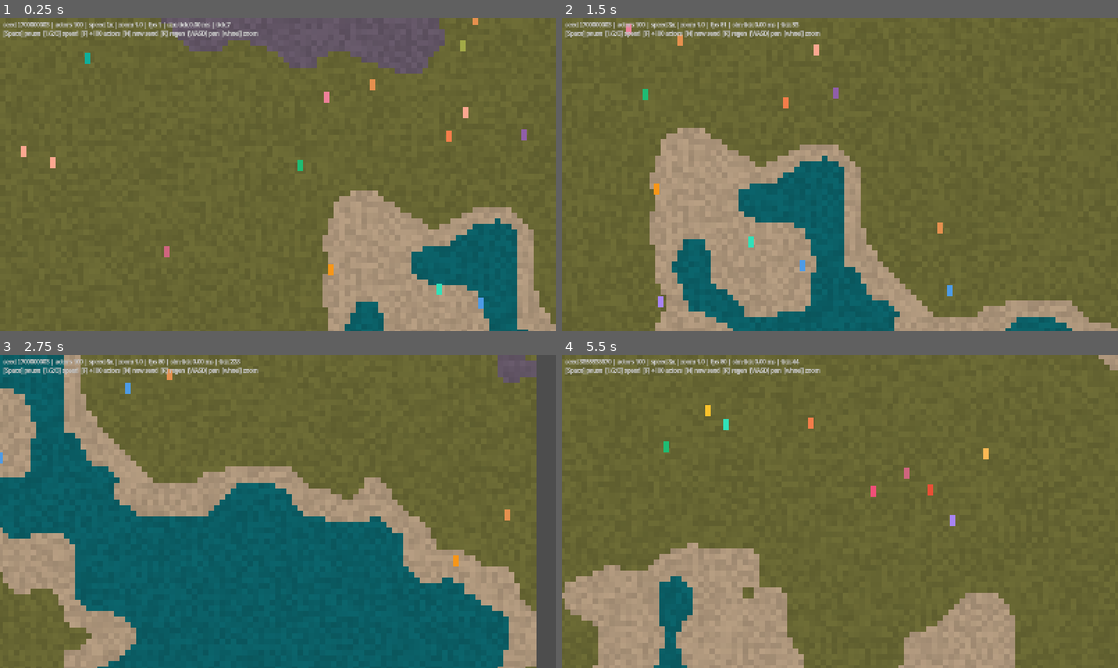
Above: before the commit, frames 1-4 (two rows, left to right).
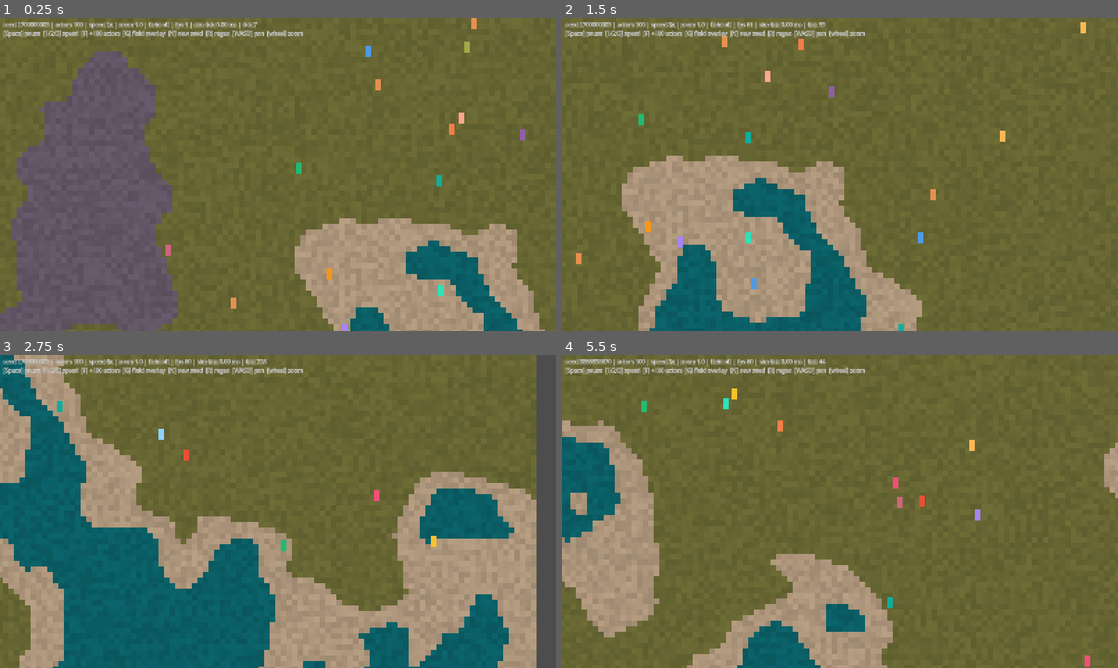
Above: after the commit, the same moments.

Repository: young-steveo/colony-sim
Game: Godot game, scene res://game/main.tscn
Same seed, same stepped clock (60 frames per second), same inputs: the game is played once before the commit and once after it.
Inputs (mouse positions are in pixels of both pictures, inside the frame that each line leads up to):
- Up to frame 1 (0.25 s): no input
- Up to frame 2 (1.5 s): move the mouse to (962, 158) at 0.52 s; hold D (pan_right) 0.53-1.28 s; hold 1 (sim_speed_1) 0.53-1.28 s; move the mouse to (728, 190) at 1.27 s; hold S (pan_down) from 1.28 s (still down); tap 2 (sim_speed_2) at 1.35 s
- Up to frame 3 (2.75 s): move the mouse to (333, 442) at 2.02 s; release S (pan_down) at 2.03 s; hold D (pan_right) from 2.03 s (still down); hold 3 (sim_speed_3) from 2.03 s (still down)
- Up to frame 4 (5.5 s): move the mouse to (812, 574) at 2.77 s; release D (pan_right) at 2.78 s; release 3 (sim_speed_3) at 2.78 s; hold W (pan_up) 2.78-3.53 s; tap Mouse wheel up (zoom_in) at 2.85 s; move the mouse to (1006, 558) at 3.52 s; hold Mouse wheel down (zoom_out) 3.53-4.28 s; hold A (pan_left) 3.53-5.03 s; tap N (debug_new_seed) at 4.15 s; move the mouse to (673, 464) at 4.27 s; tap 1 (sim_speed_1) at 4.35 s; tap R (debug_regen) at 4.9 s; move the mouse to (867, 511) at 5.02 s; hold S (pan_down) from 5.03 s (still down); hold 2 (sim_speed_2) from 5.03 s (still down)

The runs differ from the first frame. In frame 1, 33% of the frame differs, in the area x 0-100%, y 0-100%; in frame 2, 13%; in frame 3, 38%, in the area x 0-97%, y 0-100%; in frame 4, 27%.

Commit message:
Flow fields: shared Dijkstra maps, site-seeking actors, debug overlay
- FlowField: integer-cost Dijkstra map (10/14, Dial's bucket queue),
  corner-cut-forbidden, precomputed downhill directions. Per-actor
  pathing cost at tick time is one array lookup.
- Simulation places 6 deterministic sites, one shared field each;
  actors stream between reachable sites (per-actor jitter breaks up
  single-file lines), local-wander fallback for stranded actors now
  checks the whole movement segment, not just the endpoint.
- Map edge ring is impassable by world rule, letting field builds use
  border sentinels and skip all bounds checks.
- MapGen rewritten with per-octave lattice caching: 4616 -> 61 ms for
  a 256x256 map (the old cost predated flow fields; never measured).
  Field build: 125 ms each, once per site per world.
- FieldDebugRenderer heatmap on [G]; --warmup=N debug arg.
- Tests: 28 assertions incl. strict-descent, corner-cutting, and
  actors-never-leave-walkable-ground properties.

Tick cost is unchanged-to-better vs wander (5000 actors: 1.30 ms).

Co-Authored-By: Claude Fable 5 <noreply@anthropic.com>

Diff:
--- a/game/main.gd
+++ b/game/main.gd
@@ -25,10 +25,13 @@
 
 var terrain: TerrainRenderer
 var actor_renderer: ActorRenderer
+var field_overlay: FieldDebugRenderer
+var field_idx := -1
 var cam: Camera2D
 var hud: Label
 
 var _screenshot_mode := false
+var _warmup_ticks := 0
 var _frame := 0
 
 
@@ -45,6 +48,10 @@
 				default_zoom_idx = idx
 		elif a.begins_with("--actors="):
 			start_actors = maxi(1, int(a.trim_prefix("--actors=")))
+		elif a.begins_with("--field="):
+			field_idx = int(a.trim_prefix("--field="))
+		elif a.begins_with("--warmup="):
+			_warmup_ticks = maxi(0, int(a.trim_prefix("--warmup=")))
 
 	cam = Camera2D.new()
 	add_child(cam)
@@ -60,6 +67,8 @@
 	ui.add_child(hud)
 
 	_start(start_seed)
+	for t: int in _warmup_ticks:
+		sim.tick()
 
 
 func _start(seed_value: int) -> void:
@@ -73,12 +82,18 @@
 		terrain.queue_free()
 	if actor_renderer:
 		actor_renderer.queue_free()
+	if field_overlay:
+		field_overlay.queue_free()
 	terrain = TerrainRenderer.new()
 	add_child(terrain)
 	terrain.build(sim.world)
+	field_overlay = FieldDebugRenderer.new()
+	add_child(field_overlay)
 	actor_renderer = ActorRenderer.new()
 	add_child(actor_renderer)
 	actor_renderer.setup(world_seed)
+	field_idx = clampi(field_idx, -1, sim.fields.size() - 1)
+	_apply_field_overlay()
 
 	var map_px := Vector2(sim.world.width, sim.world.height) * TerrainRenderer.TILE_PX
 	cam.position = map_px * 0.5
@@ -128,10 +143,21 @@
 		_start(randi())
 	elif event.is_action_pressed("debug_regen"):
 		_start(world_seed)
+	elif event.is_action_pressed("debug_field"):
+		field_idx += 1
+		if field_idx >= sim.fields.size():
+			field_idx = -1
+		_apply_field_overlay()
 	elif event.is_action_pressed("zoom_in"):
 		_zoom(1)
 	elif event.is_action_pressed("zoom_out"):
 		_zoom(-1)
+
+
+func _apply_field_overlay() -> void:
+	field_overlay.visible = field_idx >= 0
+	if field_idx >= 0:
+		field_overlay.build(sim.world, sim.fields[field_idx])
 
 
 func _zoom(direction: int) -> void:
@@ -146,10 +172,11 @@
 
 func _update_hud() -> void:
 	var speed_text := "paused" if sim_paused else "%dx" % int(SPEEDS[speed_idx])
+	var field_text := "off" if field_idx < 0 else "site %d" % field_idx
 	hud.text = (
-		"seed %d | actors %d | speed %s | zoom %s | fps %d | sim tick %.2f ms | tick %d\n" % [
+		"seed %d | actors %d | speed %s | zoom %s | field %s | fps %d | sim tick %.2f ms | tick %d\n" % [
 			world_seed, sim.actors.count, speed_text, str(ZOOM_STEPS[zoom_idx]),
-			Engine.get_frames_per_second(), avg_tick_ms, sim.tick_count,
+			field_text, Engine.get_frames_per_second(), avg_tick_ms, sim.tick_count,
 		]
-		+ "[Space] pause  [1/2/3] speed  [F] +100 actors  [N] new seed  [R] regen  [WASD] pan  [wheel] zoom"
+		+ "[Space] pause  [1/2/3] speed  [F] +100 actors  [G] field overlay  [N] new seed  [R] regen  [WASD] pan  [wheel] zoom"
 	)
--- a/project.godot
+++ b/project.godot
@@ -98,6 +98,11 @@
 , Object(InputEventKey,"resource_local_to_scene":false,"resource_name":"","device":-1,"window_id":0,"alt_pressed":false …(186 unchanged characters)…
 ]
 }
+debug_field={
+"deadzone": 0.2,
+"events": [Object(InputEventKey,"resource_local_to_scene":false,"resource_name":"","device":-1,"window_id":0,"alt_pressed":false,"shift_pressed":false,"ctrl_pressed":false,"meta_pressed":false,"pressed":false,"keycode":0,"physical_keycode":71,"key_label":0,"unicode":103,"location":0,"echo":false,"script":null)
+]
+}
 zoom_in={
 "deadzone": 0.2,
 "events": [Object(InputEventMouseButton,"resource_local_to_scene":false,"resource_name":"","device":-1,"window_id":0,"a …(253 unchanged characters)…
--- /dev/null
+++ b/render/field_debug_renderer.gd
@@ -0,0 +1,30 @@
+class_name FieldDebugRenderer
+extends Sprite2D
+## Debug heatmap for a flow field: near-goal cells cool teal, far cells warm
+## pink, goal cell white, unreachable/unwalkable transparent. Toggled from
+## main; never shown in normal play.
+
+const RANGE_TILES := 120.0
+
+static var _NEAR := Palette.COLORS[42]
+static var _FAR := Palette.COLORS[60]
+
+
+func build(world: SimWorld, field: FlowField) -> void:
+	centered = false
+	scale = Vector2(TerrainRenderer.TILE_PX, TerrainRenderer.TILE_PX)
+	texture_filter = CanvasItem.TEXTURE_FILTER_NEAREST
+	var img := Image.create(world.width, world.height, false, Image.FORMAT_RGBA8)
+	for y: int in world.height:
+		for x: int in world.width:
+			var dist := field.distances[y * world.width + x]
+			if dist == FlowField.UNREACHABLE:
+				continue
+			if dist == 0:
+				img.set_pixel(x, y, Color.WHITE)
+				continue
+			var t := clampf(float(dist) / (FlowField.COST_ORTH * RANGE_TILES), 0.0, 1.0)
+			var c := _NEAR.lerp(_FAR, t)
+			c.a = 0.5
+			img.set_pixel(x, y, c)
+	texture = ImageTexture.create_from_image(img)
--- a/sim/core/actor_pool.gd
+++ b/sim/core/actor_pool.gd
@@ -2,15 +2,19 @@
 extends RefCounted
 ## All actors, structure-of-arrays style: parallel packed arrays indexed by
 ## actor slot, ticked in one tight loop by the sim. No per-actor objects, no
-## per-actor _process. Walking-skeleton behavior is dumb wandering — real
-## utility AI replaces _pick_target later.
+## per-actor _process.
 ##
-## Known limitation (by design, for now): movement is straight-line toward
-## the target, so actors can cut across water. Pathfinding is the next
-## foundation phase.
+## Walking-skeleton behavior: each actor picks a reachable site and follows
+## its shared flow field cell-by-cell ("rolls downhill"); on arrival it picks
+## another site. Per-actor cost is one array lookup per cell — no individual
+## pathfinding. A fixed per-actor jitter offsets targets inside each cell so
+## crowds don't walk single-file. Real utility AI replaces site-picking
+## later; the field-following locomotion stays.
 
+const ARRIVE_DISTANCE := 0.05
 const WANDER_RADIUS := 8.0
-const ARRIVE_DISTANCE := 0.05
+const JITTER := 0.35
+const NO_SITE := -1
 
 var count := 0
 var ids := PackedInt32Array()
@@ -18,7 +22,9 @@
 var prev_positions := PackedVector2Array()
 var targets := PackedVector2Array()
 var speeds := PackedFloat32Array()
-var wander_counts := PackedInt32Array()
+var site_index := PackedInt32Array()
+var decision_counts := PackedInt32Array()
+var jitter := PackedVector2Array()
 
 var _spawned_total := 0
 
@@ -40,32 +46,80 @@
 		prev_positions.push_back(pos)
 		targets.push_back(pos)
 		speeds.push_back(2.0 + 2.0 * s.nextf())
-		wander_counts.push_back(0)
+		site_index.push_back(NO_SITE)
+		decision_counts.push_back(0)
+		jitter.push_back(Vector2((s.nextf() - 0.5) * JITTER, (s.nextf() - 0.5) * JITTER))
 		count += 1
 
 
-func tick(world: SimWorld, dt: float) -> void:
+func tick(world: SimWorld, fields: Array[FlowField], dt: float) -> void:
 	for i: int in count:
-		var pos := positions[i]
-		prev_positions[i] = pos
-		var to_target := targets[i] - pos
-		var dist := to_target.length()
-		if dist < ARRIVE_DISTANCE:
-			targets[i] = _pick_target(world, i, pos)
-			continue
-		var step := minf(speeds[i] * dt, dist)
-		positions[i] = pos + to_target * (step / dist)
+		prev_positions[i] = positions[i]
+		var remaining := speeds[i] * dt
+		# Advance through cell-sized targets without stalling a tick at each
+		# arrival; the guard bounds decision work per actor per tick.
+		var decisions := 0
+		while remaining > 0.0 and decisions < 3:
+			var pos := positions[i]
+			var to_target := targets[i] - pos
+			var dist := to_target.length()
+			if dist <= ARRIVE_DISTANCE:
+				_advance(world, fields, i)
+				decisions += 1
+				continue
+			var step := minf(remaining, dist)
+			positions[i] = pos + to_target * (step / dist)
+			remaining -= step
 
 
-func _pick_target(world: SimWorld, i: int, pos: Vector2) -> Vector2:
-	wander_counts[i] += 1
+## Arrived at the current target: set the next one — the next cell along the
+## current site's flow field, or pick a new site (or local wander fallback).
+func _advance(world: SimWorld, fields: Array[FlowField], i: int) -> void:
+	var pos := positions[i]
+	var cell := floori(pos.y) * world.width + floori(pos.x)
+	if site_index[i] != NO_SITE:
+		var dir := fields[site_index[i]].direction_at_cell(cell)
+		if dir != Vector2i.ZERO:
+			var next := Vector2(floori(pos.x) + dir.x, floori(pos.y) + dir.y)
+			targets[i] = next + Vector2(0.5, 0.5) + jitter[i]
+			return
+	# At a goal, unreachable, or siteless: choose again.
+	decision_counts[i] += 1
 	var s := SimRng.stream(
-		SimRng.key([world.world_seed, "wander", ids[i], wander_counts[i]])
+		SimRng.key([world.world_seed, "decide", ids[i], decision_counts[i]])
 	)
+	var candidates := PackedInt32Array()
+	for k: int in fields.size():
+		if k != site_index[i] and fields[k].is_reachable_cell(cell):
+			candidates.push_back(k)
+	if candidates.is_empty():
+		site_index[i] = NO_SITE
+		targets[i] = _local_wander(world, pos, s)
+		return
+	site_index[i] = candidates[s.next_range(0, candidates.size() - 1)]
+	var dir := fields[site_index[i]].direction_at_cell(cell)
+	if dir != Vector2i.ZERO:
+		var next := Vector2(floori(pos.x) + dir.x, floori(pos.y) + dir.y)
+		targets[i] = next + Vector2(0.5, 0.5) + jitter[i]
+
+
+func _local_wander(world: SimWorld, pos: Vector2, s: SimRng.Stream) -> Vector2:
 	for attempt: int in 16:
 		var angle := s.nextf() * TAU
 		var radius := 1.0 + s.nextf() * WANDER_RADIUS
 		var t := pos + Vector2.from_angle(angle) * radius
-		if world.is_walkable(floori(t.x), floori(t.y)):
+		if _line_walkable(world, pos, t):
 			return t
 	return pos
+
+
+## Movement is a straight segment, so the whole segment must stay on
+## walkable tiles (sampled at half-tile steps), not just the endpoint.
+static func _line_walkable(world: SimWorld, from: Vector2, to: Vector2) -> bool:
+	var length := from.distance_to(to)
+	var steps := maxi(1, ceili(length * 2.0))
+	for k: int in steps + 1:
+		var p := from.lerp(to, float(k) / steps)
+		if not world.is_walkable(floori(p.x), floori(p.y)):
+			return false
+	return true
--- /dev/null
+++ b/sim/core/flow_field.gd
@@ -0,0 +1,134 @@
+class_name FlowField
+extends RefCounted
+## Dijkstra map / flow field (see GDD toolbox: "The Incredible Power of
+## Dijkstra Maps"). Built once from a set of goal cells, then any number of
+## actors path toward the goals by "rolling downhill" — one array lookup per
+## step, no per-actor search. Integer costs (10 orthogonal, 14 diagonal) via
+## Dial's bucket queue: exact, deterministic, float-free.
+
+const COST_ORTH := 10
+const COST_DIAG := 14
+const UNREACHABLE := 2147483647
+const NO_DIR := 255
+const _RING := COST_DIAG + 1  # Dial's algorithm bucket ring size
+
+# Neighbor order (also direction ids): 4 orthogonal, then 4 diagonal.
+# Tie-breaks resolve to the lowest id, so orthogonal moves win ties.
+const DX: Array[int] = [1, -1, 0, 0, 1, 1, -1, -1]
+const DY: Array[int] = [0, 0, 1, -1, 1, -1, 1, -1]
+
+var width: int
+var height: int
+var distances := PackedInt32Array()
+var flow_dir := PackedByteArray()
+
+
+static func build(world: SimWorld, goal_cells: PackedInt32Array) -> FlowField:
+	var f := FlowField.new()
+	f._build(world, goal_cells)
+	return f
+
+
+func is_reachable_cell(cell: int) -> bool:
+	return distances[cell] != UNREACHABLE
+
+
+## Direction to step from this cell toward the goals, as a tile-space vector.
+func direction_at_cell(cell: int) -> Vector2i:
+	var d := flow_dir[cell]
+	if d == NO_DIR:
+		return Vector2i.ZERO
+	return Vector2i(DX[d], DY[d])
+
+
+@warning_ignore("integer_division")
+func _build(world: SimWorld, goal_cells: PackedInt32Array) -> void:
+	width = world.width
+	height = world.height
+	var cell_count := width * height
+
+	# Local 0/1 walkability lookup keeps the hot loops branch-light. The
+	# border ring is forced to 0 so neighbor arithmetic below never needs
+	# bounds checks: no interior cell's neighbor offset can escape the array.
+	var walk := PackedByteArray()
+	var _err: int = walk.resize(cell_count)
+	for c: int in cell_count:
+		walk[c] = 1 if world.is_walkable(c % width, c / width) else 0
+	for x: int in width:
+		walk[x] = 0
+		walk[(height - 1) * width + x] = 0
+	for y: int in height:
+		walk[y * width] = 0
+		walk[y * width + width - 1] = 0
+
+	# Neighbor cell-index offsets in DX/DY order, plus the two orthogonal
+	# offsets that gate each diagonal (corner-cutting rule).
+	var noff := PackedInt32Array([
+		1, -1, width, -width, width + 1, -width + 1, width - 1, -width - 1,
+	])
+	var orth_a := PackedInt32Array([0, 0, 0, 0, 1, 1, -1, -1])
+	var orth_b := PackedInt32Array([0, 0, 0, 0, width, -width, width, -width])
+
+	var _err2: int = distances.resize(cell_count)
+	distances.fill(UNREACHABLE)
+	var _err3: int = flow_dir.resize(cell_count)
+	flow_dir.fill(NO_DIR)
+
+	# Dial's algorithm: ring of (max edge cost + 1) buckets keyed by cost.
+	var ring: Array[PackedInt32Array] = []
+	for r: int in _RING:
+		ring.append(PackedInt32Array())
+	var pending := 0
+	for g: int in goal_cells:
+		if walk[g] == 1 and distances[g] != 0:
+			distances[g] = 0
+			ring[0].push_back(g)
+			pending += 1
+
+	var cost := 0
+	while pending > 0:
+		var bucket := ring[cost % _RING]
+		if bucket.is_empty():
+			cost += 1
+			continue
+		ring[cost % _RING] = PackedInt32Array()
+		for cell: int in bucket:
+			pending -= 1
+			if distances[cell] != cost:
+				continue  # stale entry, superseded by a shorter route
+			for d: int in 8:
+				var ncell := cell + noff[d]
+				if walk[ncell] == 0:
+					continue
+				var edge := COST_ORTH
+				if d >= 4:
+					# Diagonal: forbid cutting corners past a blocked tile.
+					if walk[cell + orth_a[d]] == 0 or walk[cell + orth_b[d]] == 0:
+						continue
+					edge = COST_DIAG
+				var nd := cost + edge
+				if nd < distances[ncell]:
+					distances[ncell] = nd
+					ring[nd % _RING].push_back(ncell)
+					pending += 1
+		cost += 1
+
+	# Downhill direction per cell: the legal neighbor with the smallest
+	# distance (strictly smaller than our own is guaranteed for any finite
+	# non-goal cell, since its Dijkstra predecessor qualifies).
+	for cell: int in cell_count:
+		var dist := distances[cell]
+		if dist == UNREACHABLE or dist == 0:
+			continue
+		var best_d := NO_DIR
+		var best_dist := dist
+		for d: int in 8:
+			var ncell := cell + noff[d]
+			if walk[ncell] == 0:
+				continue
+			if d >= 4 and (walk[cell + orth_a[d]] == 0 or walk[cell + orth_b[d]] == 0):
+				continue
+			if distances[ncell] < best_dist:
+				best_dist = distances[ncell]
+				best_d = d
+		flow_dir[cell] = best_d
--- a/sim/core/map_gen.gd
+++ b/sim/core/map_gen.gd
@@ -4,6 +4,10 @@
 ## SimRng, so the same seed always produces the same map. Placeholder
 ## walking-skeleton generator — real worldgen (regions, rivers, ruins, WFC
 ## detail passes) replaces this later.
+##
+## Each octave's lattice values are precomputed once (thousands of hashes)
+## instead of hashed per tile corner (millions) — ~20x faster, still a pure
+## function of the seed.
 
 const OCTAVES := 4
 const BASE_FREQUENCY := 1.0 / 48.0
@@ -14,14 +18,54 @@
 
 
 static func generate(world_seed: int, width: int, height: int) -> PackedByteArray:
+	var cell_count := width * height
+	var terrain_key := SimRng.key([world_seed, "terrain"])
+
+	var elevation := PackedFloat32Array()
+	var _err: int = elevation.resize(cell_count)
+	elevation.fill(0.0)
+	var norm := 0.0
+	var amplitude := 1.0
+	var frequency := BASE_FREQUENCY
+
+	for octave: int in OCTAVES:
+		var lattice_w := floori((width - 1) * frequency) + 2
+		var lattice_h := floori((height - 1) * frequency) + 2
+		var lattice := PackedFloat32Array()
+		var _err2: int = lattice.resize(lattice_w * lattice_h)
+		var octave_key := SimRng.combine(terrain_key, octave)
+		for cy: int in lattice_h:
+			var row_key := SimRng.combine(octave_key, cy)
+			var row := cy * lattice_w
+			for cx: int in lattice_w:
+				lattice[row + cx] = SimRng.randf(SimRng.combine(row_key, cx))
+
+		for y: int in height:
+			var fy := y * frequency
+			var y0 := floori(fy)
+			var ty := fy - y0
+			ty = ty * ty * (3.0 - 2.0 * ty)
+			var row0 := y0 * lattice_w
+			var row1 := row0 + lattice_w
+			var out_row := y * width
+			for x: int in width:
+				var fx := x * frequency
+				var x0 := floori(fx)
+				var tx := fx - x0
+				tx = tx * tx * (3.0 - 2.0 * tx)
+				var top := lerpf(lattice[row0 + x0], lattice[row0 + x0 + 1], tx)
+				var bottom := lerpf(lattice[row1 + x0], lattice[row1 + x0 + 1], tx)
+				elevation[out_row + x] += amplitude * lerpf(top, bottom, ty)
+
+		norm += amplitude
+		amplitude *= 0.5
+		frequency *= 2.0
+
 	var tiles := PackedByteArray()
-	var _err: int = tiles.resize(width * height)
-	var terrain_key := SimRng.key([world_seed, "terrain"])
-	for y: int in height:
-		var row := y * width
-		for x: int in width:
-			var e := _fbm(terrain_key, float(x), float(y))
-			tiles[row + x] = _tile_for(e)
+	var _err3: int = tiles.resize(cell_count)
+	var inv_norm := 1.0 / norm
+	for c: int in cell_count:
+		tiles[c] = _tile_for(elevation[c] * inv_norm)
 	return tiles
 
 
@@ -33,35 +77,3 @@
 	if elevation < THRESHOLD_GRASS:
 		return SimWorld.TILE_GRASS
 	return SimWorld.TILE_ROCK
-
-
-static func _fbm(terrain_key: int, x: float, y: float) -> float:
-	var total := 0.0
-	var amplitude := 1.0
-	var frequency := BASE_FREQUENCY
-	var norm := 0.0
-	for octave: int in OCTAVES:
-		total += amplitude * _value_noise(terrain_key, octave, x * frequency, y * frequency)
-		norm += amplitude
-		amplitude *= 0.5
-		frequency *= 2.0
-	return total / norm
-
-
-static func _value_noise(terrain_key: int, octave: int, x: float, y: float) -> float:
-	var x0 := floori(x)
-	var y0 := floori(y)
-	var tx := x - float(x0)
-	var ty := y - float(y0)
-	tx = tx * tx * (3.0 - 2.0 * tx)
-	ty = ty * ty * (3.0 - 2.0 * ty)
-	var v00 := _lattice(terrain_key, octave, x0, y0)
-	var v10 := _lattice(terrain_key, octave, x0 + 1, y0)
-	var v01 := _lattice(terrain_key, octave, x0, y0 + 1)
-	var v11 := _lattice(terrain_key, octave, x0 + 1, y0 + 1)
-	return lerpf(lerpf(v00, v10, tx), lerpf(v01, v11, tx), ty)
-
-
-static func _lattice(terrain_key: int, octave: int, cx: int, cy: int) -> float:
-	var k := SimRng.combine(SimRng.combine(SimRng.combine(terrain_key, octave), cx), cy)
-	return SimRng.randf(k)
--- a/sim/core/sim_world.gd
+++ b/sim/core/sim_world.gd
@@ -27,7 +27,10 @@
 
 
 func is_walkable(x: int, y: int) -> bool:
-	if x < 0 or y < 0 or x >= width or y >= height:
+	# The outermost ring is impassable by rule: it keeps every system
+	# (spawns, sites, flow fields) consistent and lets pathfinding skip
+	# bounds checks via border sentinels.
+	if x < 1 or y < 1 or x >= width - 1 or y >= height - 1:
 		return false
 	var t := tiles[y * width + x]
 	return t == TILE_SAND or t == TILE_GRASS
--- a/sim/core/simulation.gd
+++ b/sim/core/simulation.gd
@@ -7,16 +7,50 @@
 const TICKS_PER_SECOND := 30
 const TICK_DT := 1.0 / TICKS_PER_SECOND
 
+# Walking-skeleton points of interest: stand-ins for future real
+# destinations (stockpiles, work sites, home). Each gets one shared flow
+# field that any number of actors path on.
+const SITE_COUNT := 6
+const SITE_MIN_SEPARATION := 48.0
+
 var world: SimWorld
 var actors: ActorPool
+var sites := PackedInt32Array()
+var fields: Array[FlowField] = []
 var tick_count := 0
 
 
 func _init(world_seed: int, map_width := 256, map_height := 256) -> void:
 	world = SimWorld.new(world_seed, map_width, map_height)
+	_place_sites()
+	for site: int in sites:
+		fields.append(FlowField.build(world, PackedInt32Array([site])))
 	actors = ActorPool.new()
 
 
 func tick() -> void:
-	actors.tick(world, TICK_DT)
+	actors.tick(world, fields, TICK_DT)
 	tick_count += 1
+
+
+func _place_sites() -> void:
+	var s := SimRng.stream(SimRng.key([world.world_seed, "sites"]))
+	var attempts := 0
+	while sites.size() < SITE_COUNT and attempts < 400:
+		attempts += 1
+		var x := s.next_range(0, world.width - 1)
+		var y := s.next_range(0, world.height - 1)
+		if not world.is_walkable(x, y):
+			continue
+		# Spread sites out unless the map makes us settle.
+		var min_sep := SITE_MIN_SEPARATION if attempts < 200 else 8.0
+		var pos := Vector2(x, y)
+		var too_close := false
+		for site: int in sites:
+			@warning_ignore("integer_division")
+			var sp := Vector2(site % world.width, site / world.width)
+			if pos.distance_to(sp) < min_sep:
+				too_close = true
+				break
+		if not too_close:
+			sites.push_back(y * world.width + x)
--- a/tests/benchmark.gd
+++ b/tests/benchmark.gd
@@ -11,6 +11,15 @@
 
 
 func _init() -> void:
+	var t_map := Time.get_ticks_usec()
+	var world0 := SimWorld.new(42, 256, 256)
+	var map_ms := float(Time.get_ticks_usec() - t_map) / 1000.0
+	var t_field := Time.get_ticks_usec()
+	var field0 := FlowField.build(world0, PackedInt32Array([world0.width * 128 + 128]))
+	var field_ms := float(Time.get_ticks_usec() - t_field) / 1000.0
+	print("256x256 map gen: %.0f ms | one flow field: %.0f ms (reached %d cells)" % [
+		map_ms, field_ms, field0.distances.count(0) + 1,
+	])
 	print("actors | ms/tick | %% of 30tps frame budget (33.3 ms)")
 	for n: int in COUNTS:
 		var sim := Simulation.new(42)
--- a/tests/run_tests.gd
+++ b/tests/run_tests.gd
@@ -10,6 +10,7 @@
 func _init() -> void:
 	_test_rng()
 	_test_map_gen()
+	_test_flow_field()
 	_test_simulation()
 	print("")
 	print("%d passed, %d failed" % [_passes, _failures])
@@ -94,6 +95,59 @@
 	_check(walkable > 64 * 64 / 4, "map is at least 25%% walkable (got %d/4096)" % walkable)
 
 
+@warning_ignore("integer_division")
+func _test_flow_field() -> void:
+	print("FlowField:")
+	var w := SimWorld.new(42, 96, 96)
+	var goal := -1
+	for c: int in w.width * w.height:
+		if w.is_walkable(c % w.width, c / w.width):
+			goal = c
+			break
+	var f := FlowField.build(w, PackedInt32Array([goal]))
+	var f2 := FlowField.build(w, PackedInt32Array([goal]))
+	_check(f.distances == f2.distances and f.flow_dir == f2.flow_dir, "build is deterministic")
+	_check(f.distances[goal] == 0, "goal distance is zero")
+
+	var descends := true
+	var corners_ok := true
+	var unwalkable_ok := true
+	var farthest := goal
+	for c: int in w.width * w.height:
+		var x := c % w.width
+		var y := c / w.width
+		if not w.is_walkable(x, y):
+			if f.distances[c] != FlowField.UNREACHABLE:
+				unwalkable_ok = false
+			continue
+		var dist := f.distances[c]
+		if dist == FlowField.UNREACHABLE or dist == 0:
+			continue
+		if dist > f.distances[farthest] and f.distances[farthest] != FlowField.UNREACHABLE:
+			farthest = c
+		var d := f.flow_dir[c]
+		if d == FlowField.NO_DIR:
+			descends = false
+			continue
+		var nx := x + FlowField.DX[d]
+		var ny := y + FlowField.DY[d]
+		if f.distances[ny * w.width + nx] >= dist:
+			descends = false
+		if d >= 4 and (not w.is_walkable(nx, y) or not w.is_walkable(x, ny)):
+			corners_ok = false
+	_check(unwalkable_ok, "unwalkable cells are unreachable")
+	_check(descends, "every reachable cell strictly descends")
+	_check(corners_ok, "no diagonal corner cutting")
+
+	var c := farthest
+	var steps := 0
+	while f.distances[c] > 0 and steps < w.width * w.height:
+		var d := f.flow_dir[c]
+		c += FlowField.DY[d] * w.width + FlowField.DX[d]
+		steps += 1
+	_check(f.distances[c] == 0, "downhill walk from farthest cell reaches the goal")
+
+
 func _test_simulation() -> void:
 	print("Simulation:")
 	var sim_a := Simulation.new(7, 96, 96)
@@ -109,10 +163,24 @@
 			all_walkable = false
 	_check(all_walkable, "actors spawn on walkable tiles")
 
-	for t: int in 200:
+	var stayed_walkable := true
+	for t: int in 300:
 		sim_a.tick()
 		sim_b.tick()
+		if t % 50 == 0:
+			for i: int in sim_a.actors.count:
+				var p := sim_a.actors.positions[i]
+				if not sim_a.world.is_walkable(floori(p.x), floori(p.y)):
+					stayed_walkable = false
 
-	_check(sim_a.actors.positions == sim_b.actors.positions, "200 ticks fully deterministic")
+	_check(sim_a.actors.positions == sim_b.actors.positions, "300 ticks fully deterministic")
 	_check(sim_a.actors.positions != spawn_positions, "actors actually move")
-	_check(sim_a.tick_count == 200, "tick count advances")
+	_check(stayed_walkable, "actors never leave walkable ground")
+	_check(sim_a.sites.size() > 0, "sites were placed")
+	_check(sim_a.tick_count == 300, "tick count advances")
+
+	var travelling := 0
+	for i: int in sim_a.actors.count:
+		if sim_a.actors.site_index[i] != ActorPool.NO_SITE:
+			travelling += 1
+	_check(travelling > sim_a.actors.count / 2, "most actors are travelling to sites")
Not shown, added: render/field_debug_renderer.gd.uid
Not shown, added: sim/core/flow_field.gd.uid
